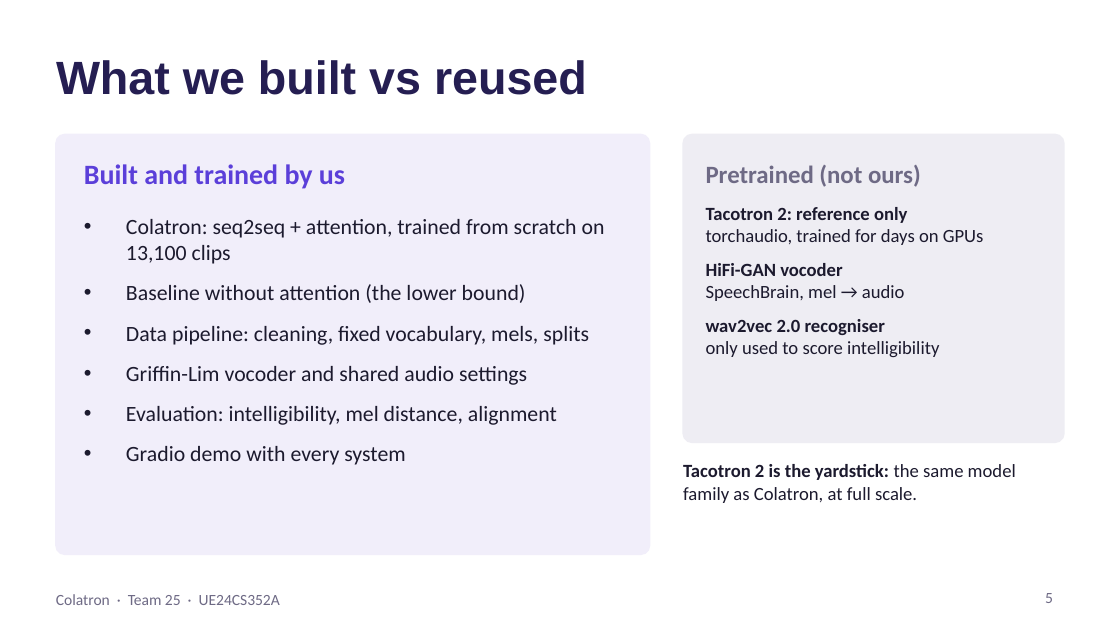
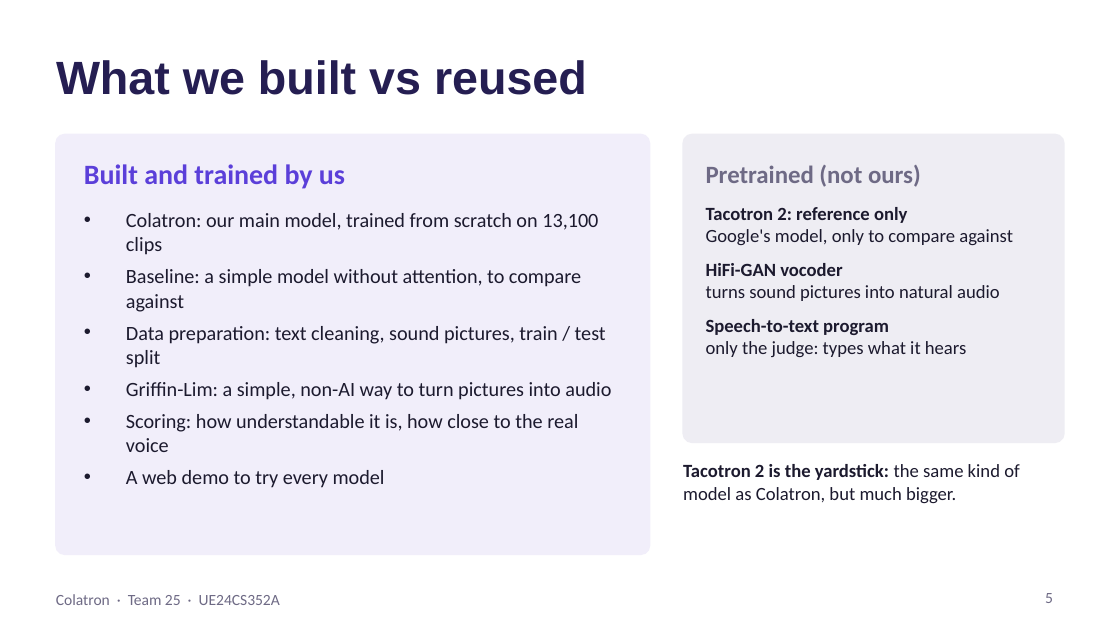
Before and after one commit to Mann0801/colatron-tts, a slide deck: slide 5 of report/Colatron_Slides.pptx. Drawn at 1120x630 pixels with LibreOffice and Linux fonts; fonts in the diff are those of the drawing. Boxes give left, top, right and bottom in pixels: in the first picture for what was removed or moved away, otherwise in the second. Text is boxed around its words. In the diff, an @@ line names an element or a change of style, - is before the commit and + after.

```diff
--- a/report/Colatron_Slides.pptx
+++ b/report/Colatron_Slides.pptx
@@ text at (126,213,611,488): text changed; size 14 to 13 pt @@
-• Colatron: seq2seq + attention, trained from scratch on 13,100 clips
-• Baseline without attention (the lower bound)
-• Data pipeline: cleaning, fixed vocabulary, mels, splits
-• Griffin-Lim vocoder and shared audio settings
-• Evaluation: intelligibility, mel distance, alignment
-• Gradio demo with every system
+• Colatron: our main model, trained from scratch on 13,100 clips
+• Baseline: a simple model without attention, to compare against
+• Data preparation: text cleaning, sound pictures, train / test split
+• Griffin-Lim: a simple, non-AI way to turn pictures into audio
+• Scoring: how understandable it is, how close to the real voice
+• A web demo to try every model
@@ text at (706,229,1013,245): text changed @@
-torchaudio, trained for days on GPUs
+Google's model, only to compare against
@@ text at (706,285,1000,357): text changed @@
-SpeechBrain, mel → audio
-wav2vec 2.0 recogniser
-only used to score intelligibility
+turns sound pictures into natural audio
+Speech-to-text program
+only the judge: types what it hears
@@ text at (683,464,1020,503): text changed @@
-Tacotron 2 is the yardstick: the same model family as Colatron, at full scale.
+Tacotron 2 is the yardstick: the same kind of model as Colatron, but much bigger.
```
Also in this commit, not shown: 13 other slides changed.
